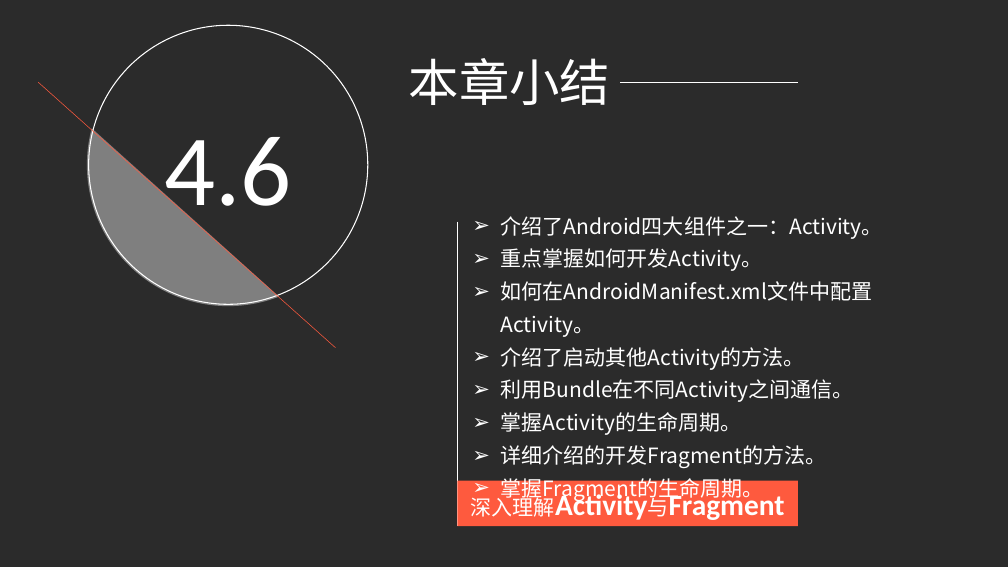
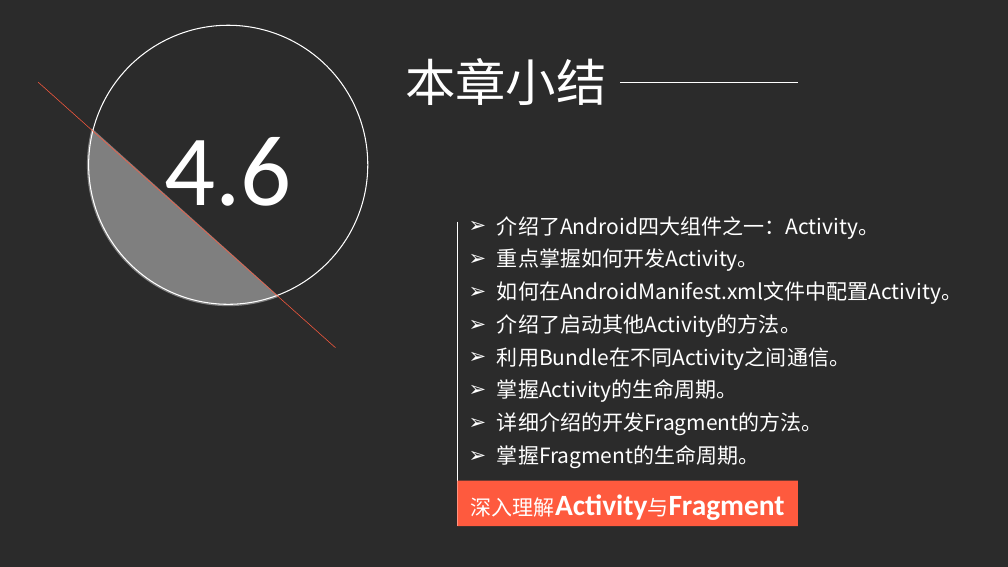
Before and after one commit to djuanbei/18Android1, a slide deck: slide 24 of ppt/ch4.pptx. Drawn at 1008x567 pixels with LibreOffice and Linux fonts; fonts in the diff are those of the drawing; background and template pictures are left out; a plain dark background stands for a picture behind light text. Boxes give left, top, right and bottom in pixels: in the first picture for what was removed or moved away, otherwise in the second. Text is boxed around its words. In the diff, an @@ line names an element or a change of style, - is before the commit and + after.

```diff
--- a/ppt/ch4.pptx
+++ b/ppt/ch4.pptx
@@ text "本章小结": place and size @@
-text "本章小结" at bbox=[409, 58, 611, 105]
+text "本章小结" at bbox=[405, 58, 607, 105]
@@ text "介绍了Android四大组件之一：Activity。" rewrapped from bbox=[501, 216, 883, 468] to bbox=[497, 216, 962, 468] @@
@@ text "深入理解Activity与Fragment": place and size @@
-text "深入理解Activity与Fragment" at bbox=[457, 481, 798, 526]
+text "深入理解Activity与Fragment" at bbox=[471, 497, 555, 517]
@@ text "深入理解Activity与Fragment" at bbox=[471, 497, 555, 517]: font Calibri to Noto Sans CJK SC in "深入理解Activity与Fragment"; fill #FE5A3E to none @@
@@ rectangle added at bbox=[457, 481, 798, 526], fill #FE5A3E @@
```
Also in this commit, not shown: 23 other slides changed, 1 slide added.
